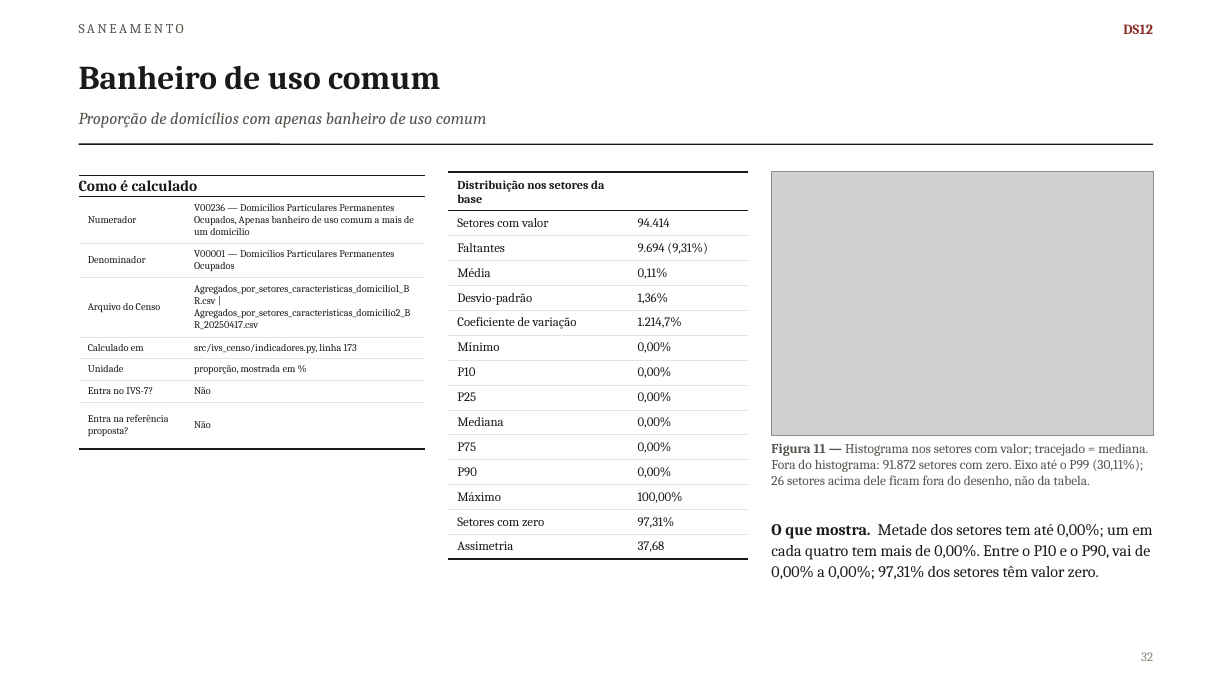
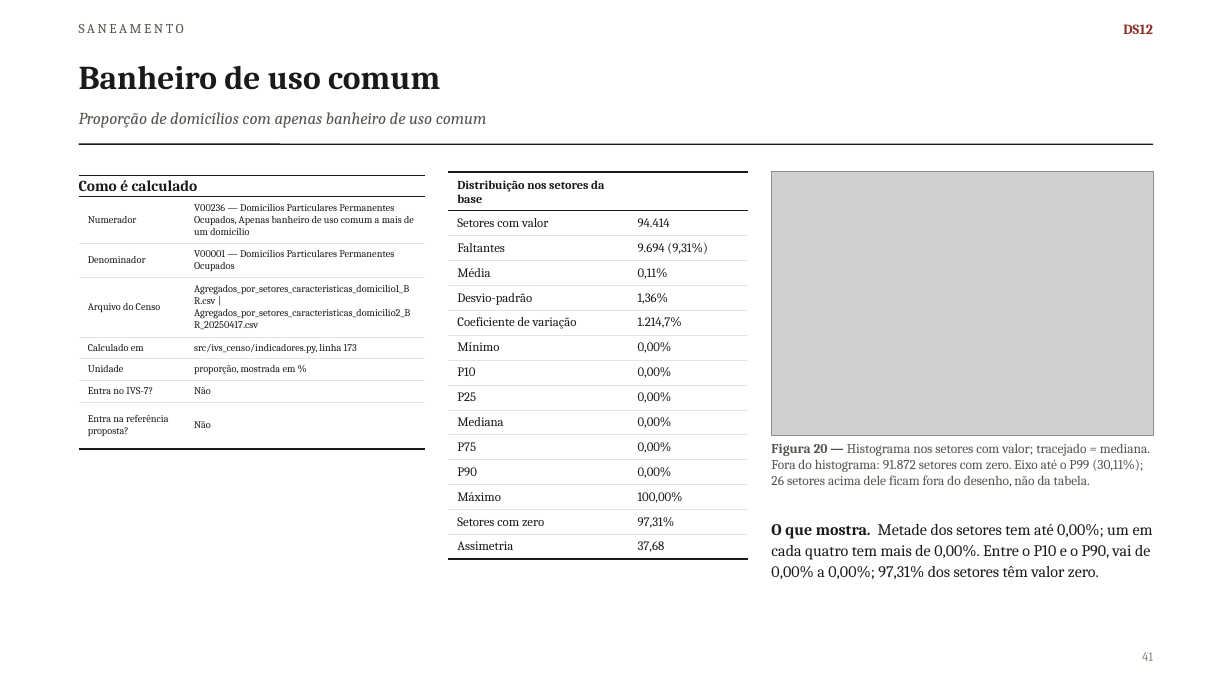
Before and after one commit to pedrinndias/Projeto_IVS_Censo, a slide deck: slide 41 of relatorio_descritivo/dados/ultimo_gerado.pptx (slide 32 before the commit). Drawn at 1232x693 pixels with LibreOffice and Linux fonts; fonts in the diff are those of the drawing; grey boxes stand for pictures. Boxes give left, top, right and bottom in pixels: in the first picture for what was removed or moved away, otherwise in the second. Text is boxed around its words. In the diff, an @@ line names an element or a change of style, - is before the commit and + after.

```diff
--- a/relatorio_descritivo/dados/ultimo_gerado.pptx
+++ b/relatorio_descritivo/dados/ultimo_gerado.pptx
@@ text at (771, 443, 1150, 487): text changed @@
-Figura 11 — Histograma nos setores com valor; tracejado = mediana. Fora do histograma: 91.872 setores com zero. Eixo até o P99 (30,11%); 26 setores acima dele ficam fora do desenho, não da tabela.
+Figura 20 — Histograma nos setores com valor; tracejado = mediana. Fora do histograma: 91.872 setores com zero. Eixo até o P99 (30,11%); 26 setores acima dele ficam fora do desenho, não da tabela.
@@ text at (1142, 652, 1153, 661): text changed @@
-32
+41
```
Also in this commit, not shown: 63 other slides changed, 48 slides added.
